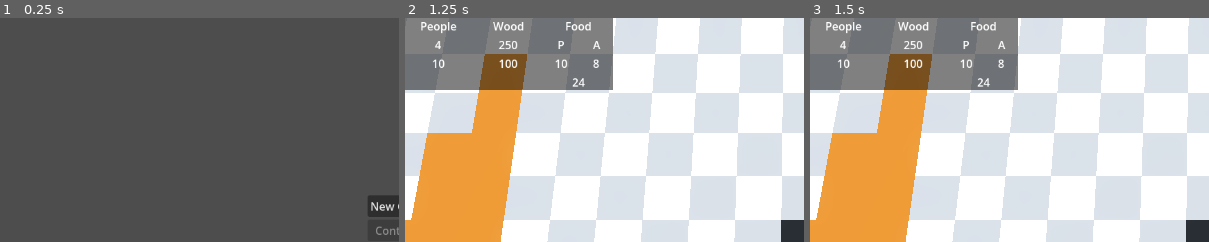
Above: before the commit, frames 1-3 (left to right).
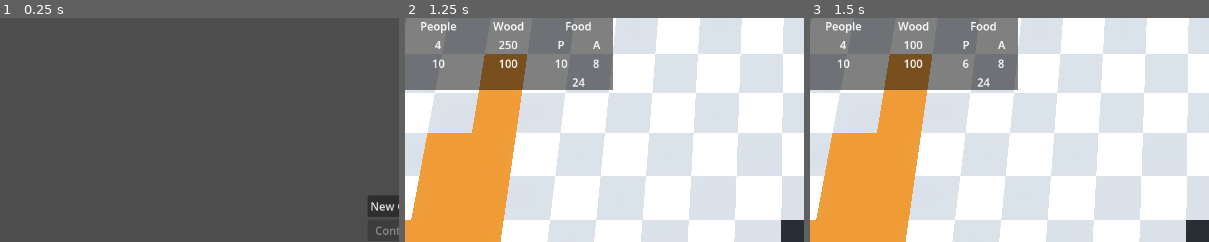
Above: after the commit, the same moments.

Repository: KaschaArtem/Hamlet
Game: Godot game, scene res://scenes/active_scenes/main_menu.tscn
Same seed, same stepped clock (60 frames per second), same inputs: the game is played once before the commit and once after it.
Inputs:
- Up to frame 1 (0.25 s): no input
- Up to frame 2 (1.25 s): click "New Game" at 0.5 s
- Up to frame 3 (1.5 s): click "End Month" at 1.25 s
The pictures show only the part of the screen within x 0-50%, y 0-50%; the shares and areas given below are measured in that part.

Frames 1-2 are identical in both runs. In frame 3, 0.1% of the frame differs, in the area x 23-41%, y 10-23%.

Commit message:
consumption and production resources added

Diff:
--- a/scripts/game/game.gd
+++ b/scripts/game/game.gd
@@ -68,11 +68,126 @@
 	update_max_values()
 	resources_changed.emit()
 
+func calculate_wood_production():
+
+	var dist = ground.get_nearest_forest_distance()
+
+	if dist == -1:
+		return 0
+
+	var efficiency = clamp(8 - dist, 1, 6)
+
+	return human_resource * efficiency
+
+func calculate_food_production():
+
+	var workers = human_resource
+
+	var field_workers = min(workers, ground.field_amount)
+	var pasture_workers = min(workers - field_workers, ground.pasture_amount * 2)
+
+	# производство растений
+	var plant_production = field_workers
+	plant_food_resource += plant_production
+
+
+	# пастбища
+
+	var base_animal_production = pasture_workers
+
+	var required_plant_food = ground.pasture_amount
+
+	var delivered_food = min(plant_food_resource, required_plant_food)
+
+	var percent = 0.0
+
+	if required_plant_food > 0:
+		percent = float(delivered_food) / float(required_plant_food)
+
+	percent = clamp(percent, 0.0, 1.0)
+
+	var animal_production = int(base_animal_production * percent * percent * 2.5)
+
+	plant_food_resource -= delivered_food
+
+	animal_food_resource += animal_production
+
+func calculate_food_consumption():
+	var human_food_need = human_resource
+	var pasture_food_need = ground.pasture_amount
+
+	var total_food_need = human_food_need + pasture_food_need
+
+	var plant_used = min(plant_food_resource, total_food_need)
+	plant_food_resource -= plant_used
+
+	total_food_need -= plant_used
+
+	var animal_used = min(animal_food_resource, total_food_need)
+	animal_food_resource -= animal_used
+
+func calculate_wood_consumption(base_cost: int):
+	var cost = base_cost + int(human_resource * 0.5)
+
+	wood_resource -= cost
+
+	if wood_resource < 0:
+		wood_resource = 0
+
+func process_spring():
+	calculate_food_consumption()
+	calculate_wood_consumption(2)
+	wood_resource += calculate_wood_production()
+	calculate_food_production()
+
+func process_summer():
+	calculate_food_consumption()
+	wood_resource += calculate_wood_production()
+	calculate_food_production()
+
+func process_autumn():
+	calculate_food_consumption()
+	calculate_wood_consumption(3)
+	wood_resource += calculate_wood_production()
+	calculate_food_production()
+
+func process_winter():
+	calculate_food_consumption()
+	calculate_wood_consumption(6)
+	wood_resource += calculate_wood_production()
+	calculate_food_production()
+
+func clamp_resources():
+
+	human_resource = min(human_resource, max_human_resource)
+	wood_resource = min(wood_resource, max_wood_resource)
+
+	var total_food = plant_food_resource + animal_food_resource
+
+	if total_food > max_food_resource:
+		var overflow = total_food - max_food_resource
+
+		if animal_food_resource >= overflow:
+			animal_food_resource -= overflow
+		else:
+			overflow -= animal_food_resource
+			animal_food_resource = 0
+			plant_food_resource = max(0, plant_food_resource - overflow)
 
 func end_month() -> void:
+	var month = month_count % 12 + 1
+	if month >= 1 and month <= 3:
+		process_spring()
+	elif month >= 4 and month <= 6:
+		process_summer()
+	elif month >= 7 and month <= 9:
+		process_autumn()
+	elif month >= 10 and month <= 12:
+		process_winter()
+	clamp_resources()
 	month_count += 1
+	resources_changed.emit()
 	turn_ended.emit(month_count)
-
 
 func _input(_event):
 	if Input.is_action_just_pressed("reload_game_scene"):
--- a/scripts/game/ground.gd
+++ b/scripts/game/ground.gd
@@ -58,6 +58,56 @@
 			wood_amount += 1
 		-2:
 			water_amount += 1
+
+func get_nearest_forest_distance() -> int:
+
+	var visited = []
+	for z in range(GRID_SIZE):
+		visited.append([])
+		for x in range(GRID_SIZE):
+			visited[z].append(false)
+
+	var queue = []
+
+	for z in range(GRID_SIZE):
+		for x in range(GRID_SIZE):
+			if ground_grid[z][x] == -1:
+				queue.append({"pos": Vector2i(x, z), "dist": 0})
+				visited[z][x] = true
+
+	var directions = [
+		Vector2i(1,0),
+		Vector2i(-1,0),
+		Vector2i(0,1),
+		Vector2i(0,-1)
+	]
+
+	while queue.size() > 0:
+
+		var current = queue.pop_front()
+		var x = current.pos.x
+		var z = current.pos.y
+		var dist = current.dist
+
+		if ground_grid[z][x] == 1:
+			return dist
+
+		for dir in directions:
+
+			var nx = x + dir.x
+			var nz = z + dir.y
+
+			if nx >= 0 and nx < GRID_SIZE and nz >= 0 and nz < GRID_SIZE:
+
+				if !visited[nz][nx]:
+
+					visited[nz][nx] = true
+					queue.append({
+						"pos": Vector2i(nx, nz),
+						"dist": dist + 1
+					})
+
+	return -1
 
 
 func get_city_bounds():
